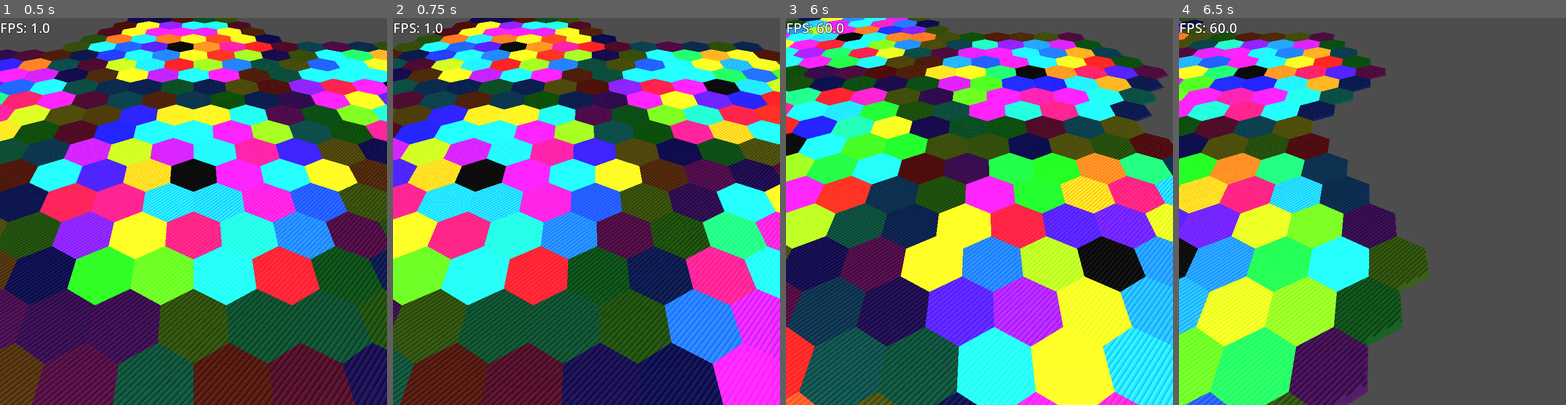
Above: before the commit, frames 1-4 (left to right).
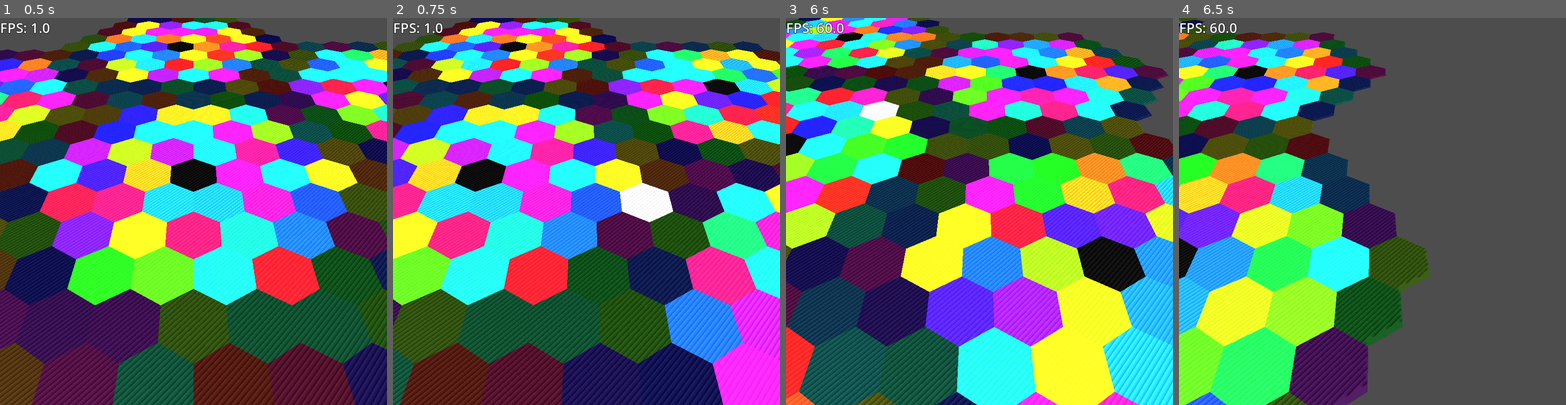
Above: after the commit, the same moments.

Repository: OrbitalOyster/golems
Game: Godot game, scene res://main.tscn
Same seed, same stepped clock (60 frames per second), same inputs: the game is played once before the commit and once after it.
Inputs (mouse positions are in pixels of both pictures, inside the frame that each line leads up to):
- Up to frame 1 (0.5 s): no input
- Up to frame 2 (0.75 s): tap Enter at 0.5 s; move the mouse to (671, 192) at 0.52 s; hold D from 0.53 s (still down); hold Middle mouse button (camera_move) from 0.53 s (still down); click (671, 192) at 0.67 s
- Up to frame 3 (6 s): move the mouse to (902, 230) at 1.27 s; release D at 1.28 s; release Middle mouse button (camera_move) at 1.28 s; hold A 1.28-2.03 s; tap Middle mouse button (camera_move) every 1.5 s from 1.35 to 5.85 s; click (902, 230) at 1.42 s; move the mouse to (1018, 126) at 2.02 s; hold Middle mouse button (camera_move) 2.03-2.78 s; hold D 2.03-3.53 s; click (1018, 126) at 2.17 s; move the mouse to (960, 288) at 2.77 s; click (960, 288) at 2.92 s; tap Space at 3.5 s; move the mouse to (1095, 269) at 3.52 s; hold Middle mouse button (camera_move) 3.53-4.28 s; hold A 3.53-5.78 s; click (1095, 269) at 3.67 s; move the mouse to (863, 153) at 4.27 s; click (863, 153) at 4.42 s; move the mouse to (998, 211) at 5.02 s; hold Middle mouse button (camera_move) 5.03-5.78 s; click (998, 211) at 5.17 s; move the mouse to (921, 114) at 5.77 s; hold D from 5.78 s (still down); click (921, 114) at 5.92 s
- Up to frame 4 (6.5 s): keep holding D

Frame 1 is identical in both runs. In frame 2, 1.0% of the frame differs, in the area x 58-73%, y 42-53%; in frame 3, 0.4%; in frame 4, nothing differs.
Error after the commit: Invalid access of index '227' on a base object of type: 'Array'. (res://main.gd:63)

Commit message:
Math refactoring

Diff:
--- a/chunk.gd
+++ b/chunk.gd
@@ -5,9 +5,7 @@
 var hexes: Array
 
 var n: int
-var center_q: int
-var center_r: int
-var center_s: int
+var center: CubicCoords
 
 var notifier: Notifier
 
@@ -26,9 +24,9 @@
 	hexes.resize(size)
 	for i in size:
 		var cubic = Math.linear_to_cubic(i)
-		var cartesian = Math.cubic_to_cartesian(cubic.x, cubic.y, cubic.z)
+		var cartesian = cubic.to_cartesizan()
 		var color: Color
-		if Math.is_rim_hex(cubic.x, cubic.y, cubic.z):
+		if cubic.is_rim():
 			color = Color.from_hsv(randf(), .9, .2)
 		else:
 			color = Color.from_hsv(randf(), .9, .9)
@@ -41,16 +39,11 @@
 	for hex in hexes_node.get_children():
 		hex.queue_free()
 
-func _init(new_n: int, q: int, r: int, s: int):
-	if q+r+s != 0:
-		printerr("Wrong coords")
+func _init(new_n: int, new_center: CubicCoords):
+	n = new_n
+	center = new_center
 
-	n = new_n
-	center_q = q
-	center_r = r
-	center_s = s
-
-	var pos = Math.cubic_to_cartesian(center_q, center_r, center_s)
+	var pos = center.to_cartesizan()
 	position.x = pos.x
 	position.z = pos.z
 
--- a/cubic_coords.gd
+++ b/cubic_coords.gd
@@ -3,3 +3,74 @@
 var q: int
 var r: int
 var s: int
+
+func _init(new_q: int, new_r: int, new_s: int):
+	q = new_q
+	r = new_r
+	s = new_s
+	if q + r + s != 0:
+		printerr("Invalid cubic coords!")
+
+func to_cartesizan() -> Vector3:
+	var x = (q + r / 2.0) * Utils.HEX_RADIUS * sqrt(3)
+	var z = r * Utils.HEX_RADIUS * 3 / 2
+	return Vector3(x, 0, z)
+
+func to_linear() -> int:
+	if q == 0 && r == 0 && s == 0:
+		return 0
+
+	var radius = get_radius()
+	var minus_radius = -radius
+	var hexes = Math.get_number_of_hexes(radius)
+	match q:
+		radius: # Top-right
+			return hexes - s
+		minus_radius: # Bottom-left
+			return hexes + radius*3 + s
+		_:
+			match r:
+				radius: # Bottom
+					return hexes + radius*2 - q
+				minus_radius: # Top
+					return hexes + radius*5 + q
+				_:
+					match s:
+						radius: # Top-left
+							return hexes + radius*4 - r
+						minus_radius: # Bottom-right
+							return hexes + radius + r
+	# Should not get here
+	printerr("On no!")
+	return 0
+
+func get_radius() -> int:
+	var q_a = abs(q)
+	var r_a = abs(r)
+	var s_a = abs(s)
+	return (q_a + r_a + s_a) / 2
+
+func get_neighbour_coords(radius: int, d: int) -> CubicCoords:
+	match d:
+		0:
+			return CubicCoords.new(q+radius*2-1, r-radius, s-(radius-1))
+		1:
+			return CubicCoords.new(q+radius, r+radius-1, s-(radius*2-1))
+		2:
+			return CubicCoords.new(q-(radius-1), r+radius*2-1, s-radius)
+		3:
+			return CubicCoords.new(q-(radius*2-1), r+radius, s+radius-1)
+		4:
+			return CubicCoords.new(q-radius, r-(radius-1), s+radius*2-1)
+		5:
+			return CubicCoords.new(q+radius-1, r-(radius*2-1), s+radius)
+	# Should not get here
+	printerr("Oh no!")
+	return CubicCoords.new(0, 0, 0)
+
+func is_rim() -> bool:
+	return (
+		abs(q) == Utils.CHUNK_RADIUS - 1 ||
+		abs(r) == Utils.CHUNK_RADIUS - 1 ||
+		abs(s) == Utils.CHUNK_RADIUS - 1
+	)
--- a/main.gd
+++ b/main.gd
@@ -9,7 +9,7 @@
 	chunks.resize(world_size)
 	print("World size: ", world_size * Math.get_number_of_hexes(Utils.CHUNK_RADIUS))
 
-	var first_chunk = Chunk.new(0, 0, 0, 0)
+	var first_chunk = Chunk.new(0, CubicCoords.new(0, 0, 0))
 	chunks[0] = first_chunk
 	add_child(first_chunk)
 
@@ -20,17 +20,11 @@
 			var ltc = Math.linear_to_cubic(j)
 			for d in 6:
 				# Chunk coordinates ( / radius)
-				var nc = Math.get_neighbour_coords(ltc.x, ltc.y, ltc.z, 1, d)
-				var neighbour_number = Math.cubic_to_linear(nc.x, nc.y, nc.z)
+				var nc = ltc.get_neighbour_coords(1, d)
+				var neighbour_number = nc.to_linear()
 				if chunks[neighbour_number] == null:
-					var pos = Math.get_neighbour_coords(
-						chunks[j].center_q,
-						chunks[j].center_r,
-						chunks[j].center_s,
-						Utils.CHUNK_RADIUS,
-						d
-					)
-					var new_chunk = Chunk.new(neighbour_number, pos.x, pos.y, pos.z)
+					var pos = chunks[j].center.get_neighbour_coords(Utils.CHUNK_RADIUS, d)
+					var new_chunk = Chunk.new(neighbour_number, pos)
 					chunks[neighbour_number] = new_chunk
 					add_child(new_chunk)
 
@@ -64,9 +58,9 @@
 			$MainCamera.project_ray_normal(mouse_pos)
 		)
 		var cubic = Math.cartesian_to_cubic(position3D.x, position3D.z)
-		var linear = Math.cubic_to_linear(cubic.x, cubic.y, cubic.z)
-		# chunks[0].hexes[linear].set_color(Color.GRAY)
-		print(cubic, " ", linear)
+		var linear = cubic.to_linear()
+		print(cubic.q, "/", cubic.r, "/", cubic.s, " ", linear)
+		chunks[0].hexes[linear].set_color(Color.GRAY)
 
 func _ready() -> void:
 	Utils.generate_meshes()
--- a/math.gd
+++ b/math.gd
@@ -1,18 +1,21 @@
 class_name Math
 
 static func get_number_of_hexes(radius: int) -> int:
+	# Edge case
 	if radius == 0:
 		return 0
-	return 3*radius*radius-3*radius+1
+	else:
+		return 3*radius*radius-3*radius+1
 
 static func linear_to_radius(linear: int) -> int:
-	if linear == 0:
-		return 0
+	# Edge case
+	# if linear == 0:
+	#	return 0
 	return floor((3+sqrt(12*(linear-1)+9))/6)
 
-static func linear_to_cubic(linear: int) -> Vector3i:
+static func linear_to_cubic(linear: int) -> CubicCoords:
 	if linear == 0:
-		return Vector3i(0, 0, 0)
+		return CubicCoords.new(0, 0, 0)
 
 	var radius = linear_to_radius(linear)
 	var d = linear - get_number_of_hexes(radius)
@@ -47,14 +50,9 @@
 			q = d % radius
 			s = -q - r
 
-	return Vector3i(q, r, s)
+	return CubicCoords.new(q, r, s)
 
-static func cubic_to_cartesian(q: int, r: int, _s: int) -> Vector3:
-	var x = (q + r / 2.0) * Utils.HEX_RADIUS * sqrt(3)
-	var z = r * Utils.HEX_RADIUS * 3 / 2
-	return Vector3(x, 0, z)
-
-static func cartesian_to_cubic(x: float, y: float) -> Vector3i:
+static func cartesian_to_cubic(x: float, y: float) -> CubicCoords:
 	x = x / Utils.HEX_RADIUS
 	y = y / Utils.HEX_RADIUS
 
@@ -77,69 +75,4 @@
 	else:
 		s_rounded = 0.0 - q_rounded - r_rounded
 
-	return Vector3i(q_rounded, r_rounded, s_rounded)
-
-static func get_radius(q: int, r: int, s: int) -> int:
-	if q+r+s != 0:
-		printerr("Wrong coords")
-	var q_a = abs(q)
-	var r_a = abs(r)
-	var s_a = abs(s)
-	return (q_a + r_a + s_a) / 2
-
-static func cubic_to_linear(q: int, r: int, s: int) -> int:
-	if q+r+s != 0:
-		printerr("Wrong coords")
-
-	if q == 0 && r == 0 && s == 0:
-		return 0
-
-	var radius = get_radius(q, r, s)
-	var minus_radius = -radius
-	var hexes = get_number_of_hexes(radius)
-	match q:
-		radius: # Top-right
-			return hexes - s
-		minus_radius: # Bottom-left
-			return hexes + radius*3 + s
-		_:
-			match r:
-				radius: # Bottom
-					return hexes + radius*2 - q
-				minus_radius: # Top
-					return hexes + radius*5 + q
-				_:
-					match s:
-						radius: # Top-left
-							return hexes + radius*4 - r
-						minus_radius: # Bottom-right
-							return hexes + radius + r
-	# Should not get here
-	printerr("On no!")
-	return 0
-
-static func get_neighbour_coords(q: int, r: int, s: int, radius: int, d: int) -> Vector3i:
-	match d:
-		0:
-			return Vector3i(q+radius*2-1, r-radius, s-(radius-1))
-		1:
-			return Vector3i(q+radius, r+radius-1, s-(radius*2-1))
-		2:
-			return Vector3i(q-(radius-1), r+radius*2-1, s-radius)
-		3:
-			return Vector3i(q-(radius*2-1), r+radius, s+radius-1)
-		4:
-			return Vector3i(q-radius, r-(radius-1), s+radius*2-1)
-		5:
-			return Vector3i(q+radius-1, r-(radius*2-1), s+radius)
-
-	# Should not get here
-	printerr("Oh no!")
-	return Vector3i(0, 0, 0)
-
-static func is_rim_hex(q: int, r: int, s: int) -> bool:
-	return (
-		abs(q) == Utils.CHUNK_RADIUS - 1 ||
-		abs(r) == Utils.CHUNK_RADIUS - 1 ||
-		abs(s) == Utils.CHUNK_RADIUS - 1
-	)
+	return CubicCoords.new(q_rounded, r_rounded, s_rounded)
